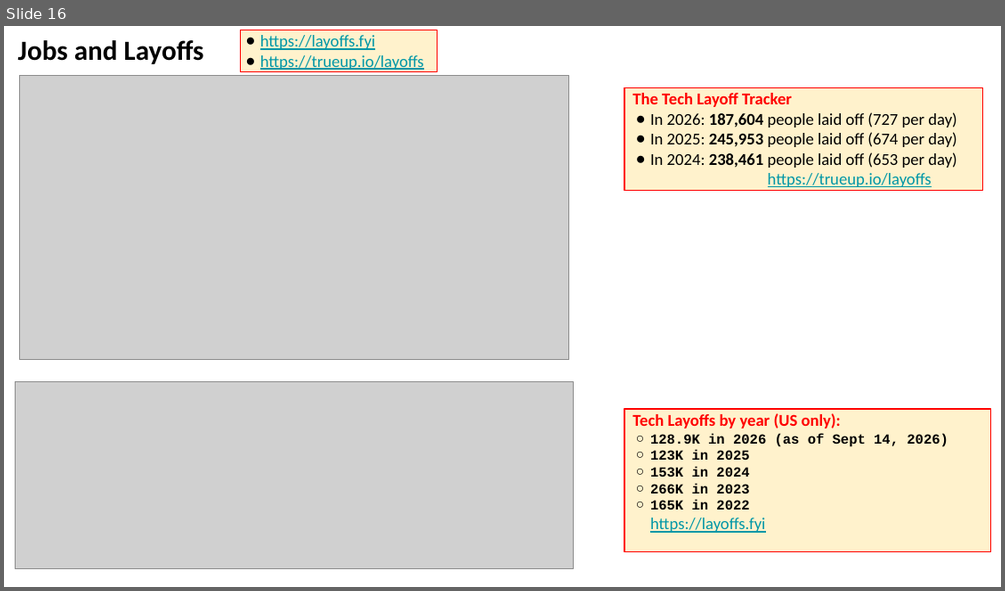
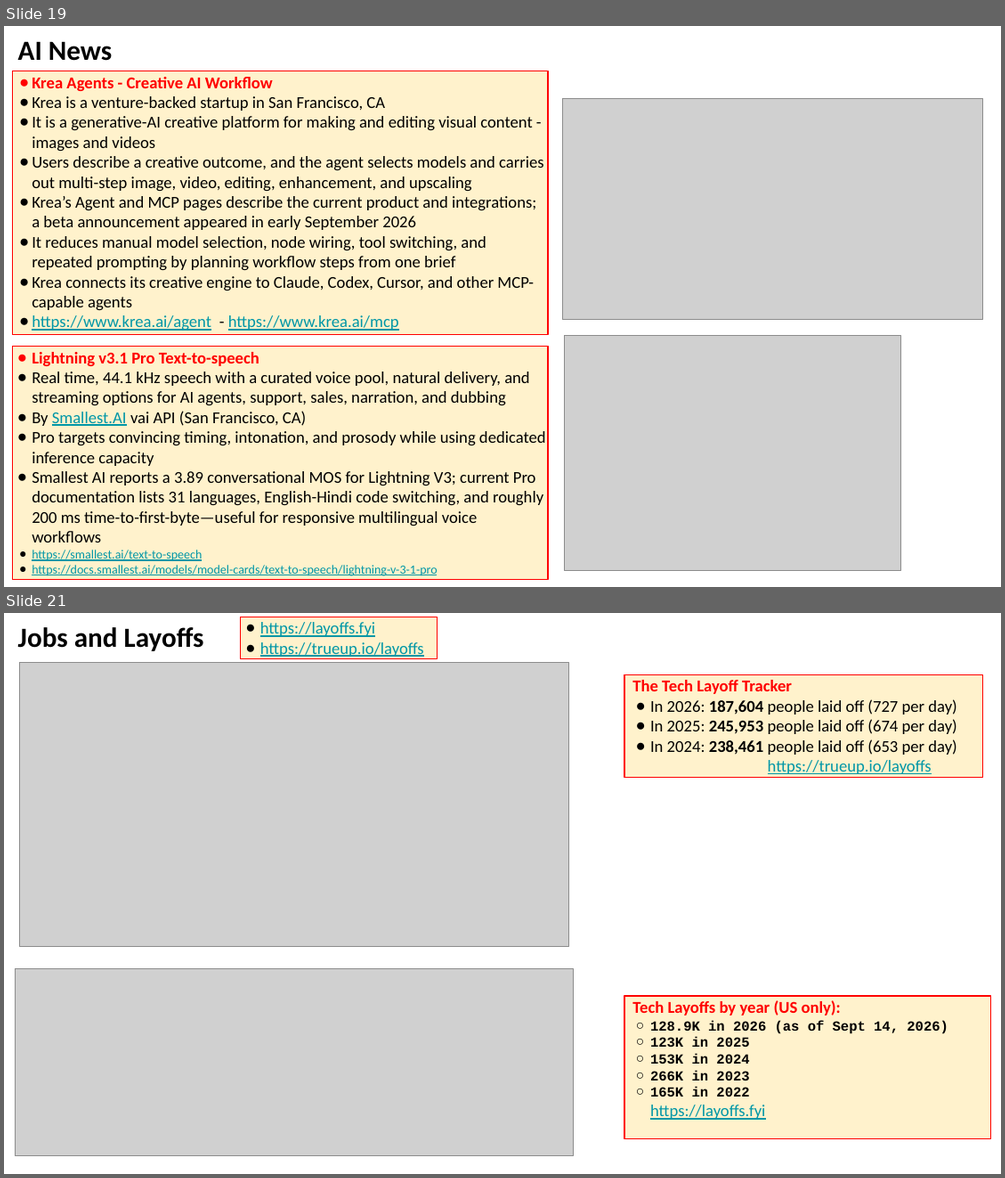
Before and after one commit to lselector/seminar, a slide deck: 2026/2026-09-18-AI-News.pptx. Shown one above the other, each under a label of ours: slide 16 before the commit, slides 19 and 21 after it; the slides between them are not shown. The pictures are 1005x591 and 1005x1178 pixels, drawn with LibreOffice and Linux fonts; fonts in the diff are those of the drawing; grey boxes stand for pictures. Boxes give left, top, right and bottom in pixels: in the first picture for what was removed or moved away, otherwise in the second. Text is boxed around its words. In the diff, an @@ line names an element or a change of style, - is before the commit and + after.

```diff
--- a/2026/2026-09-18-AI-News.pptx
+++ b/2026/2026-09-18-AI-News.pptx
@@ slide 19 added at (x1=4, y1=26, x2=1001, y2=587), background #FFFFFF @@
@@ text added at (x1=18, y1=41, x2=113, y2=61), 20 pt, text #000000, bold @@
+AI News
@@ rectangle added at (x1=12, y1=70, x2=547, y2=335), fill #FFF2CC, outline #FF0000 0.75 pt, 12 pt, text #000000 @@
+● Krea Agents - Creative AI Workflow
+● Krea is a venture-backed startup in San Francisco, CA
+● It is a generative-AI creative platform for making and editing visual content - images and videos
+● Users describe a creative outcome, and the agent selects models and carries out multi-step image, video, editing, enhancement, and upscaling
+● Krea’s Agent and MCP pages describe the current product and integrations; a beta announcement appeared in early September 2026
+● It reduces manual model selection, node wiring, tool switching, and repeated prompting by planning workflow steps from one brief
+● Krea connects its creative engine to Claude, Codex, Cursor, and other MCP-capable agents
+● https://www.krea.ai/agent - https://www.krea.ai/mcp
@@ picture added at (x1=563, y1=99, x2=983, y2=319) @@
@@ picture added at (x1=564, y1=336, x2=901, y2=571) @@
@@ rectangle added at (x1=12, y1=346, x2=547, y2=580), fill #FFF2CC, outline #FF0000 0.75 pt, 12 pt, text #000000 @@
+● Lightning v3.1 Pro Text-to-speech
+● Real time, 44.1 kHz speech with a curated voice pool, natural delivery, and streaming options for AI agents, support, sales, narration, and dubbing
+● By Smallest.AI vai API (San Francisco, CA)
+● Pro targets convincing timing, intonation, and prosody while using dedicated inference capacity
+● Smallest AI reports a 3.89 conversational MOS for Lightning V3; current Pro documentation lists 31 languages, English-Hindi code switching, and roughly 200 ms time-to-first-byte—useful for responsive multilingual voice workflows
+● https://smallest.ai/text-to-speech
+● https://docs.smallest.ai/models/model-cards/text-to-speech/lightning-v-3-1-pro
@@ what was slide 16 is now slide 21 @@
```
Also in this commit, not shown: 3 slides changed, 8 other slides added.
